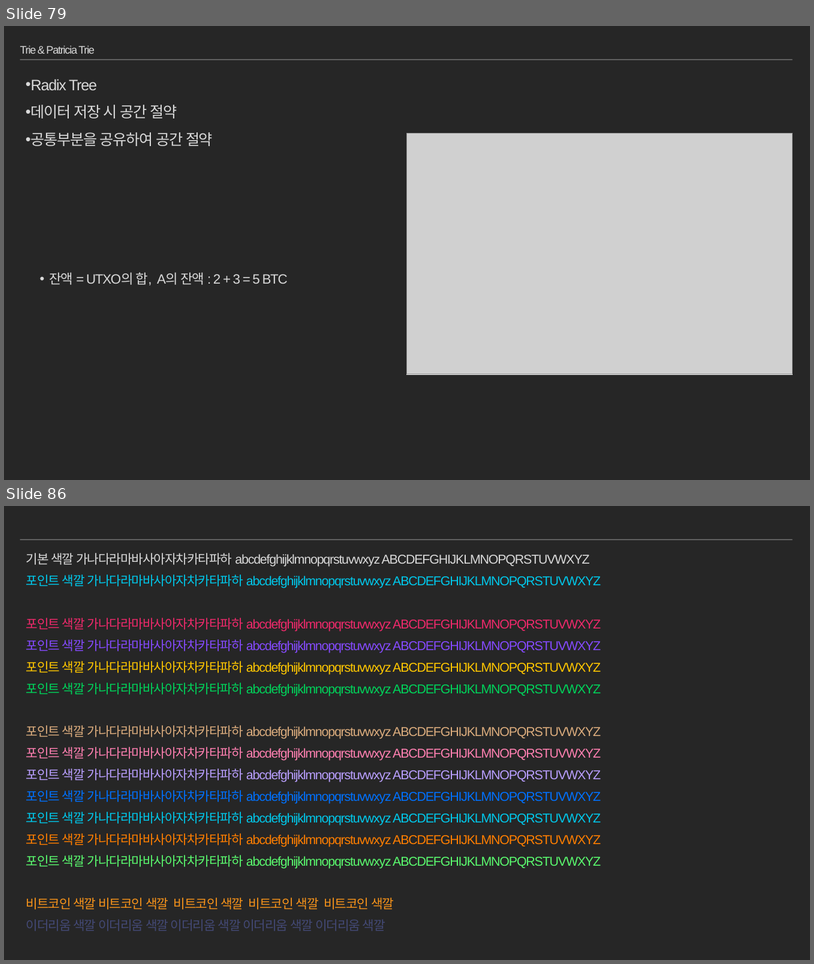
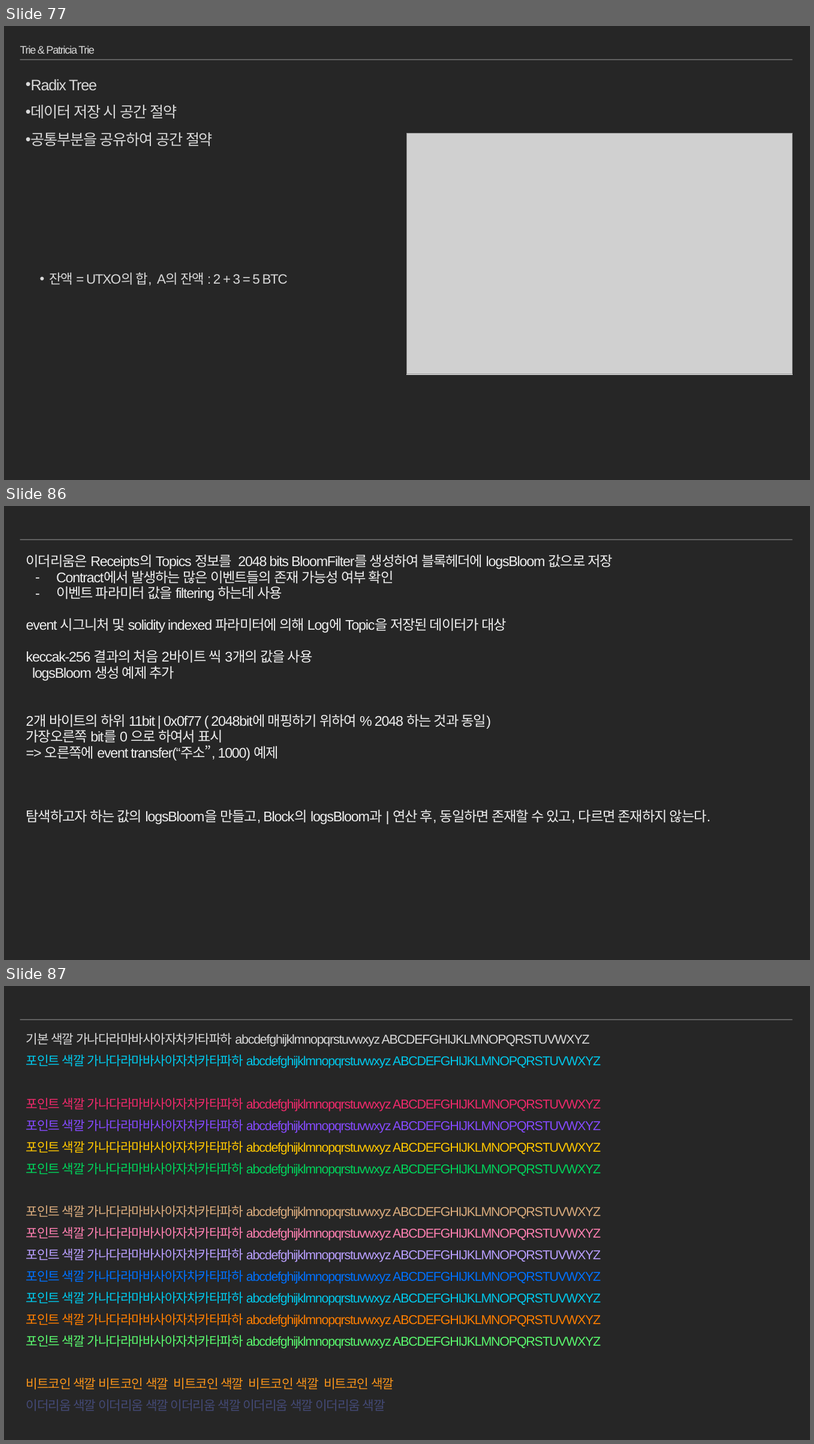
Before and after one commit to moss0801/blockchain-doc, a slide deck: General/Blockchain Part2.pptx. Shown one above the other, each under a label of ours: slides 79 and 86 before the commit, slides 77, 86 and 87 after it; the slides between them are not shown. The pictures are 814x964 and 814x1444 pixels, drawn with LibreOffice and Linux fonts; fonts in the diff are those of the drawing; grey boxes stand for pictures. Boxes give left, top, right and bottom in pixels: in the first picture for what was removed or moved away, otherwise in the second. Text is boxed around its words. In the diff, an @@ line names an element or a change of style, - is before the commit and + after.

```diff
--- a/General/Blockchain Part2.pptx
+++ b/General/Blockchain Part2.pptx
@@ slide 86 added at [4, 506, 810, 960], background #262626; not listed: 1 template element that a slide beside it also shows @@
@@ text added at [26, 554, 711, 824], 16.6 pt, text #EFEFEF @@
+이더리움은 Receipts의 Topics 정보를 2048 bits BloomFilter를 생성하여 블록헤더에 logsBloom 값으로 저장
+– Contract에서 발생하는 많은 이벤트들의 존재 가능성 여부 확인
+– 이벤트 파라미터 값을 filtering 하는데 사용
+event 시그니처 및 solidity indexed 파라미터에 의해 Log에 Topic을 저장된 데이터가 대상
+keccak-256 결과의 처음 2바이트 씩 3개의 값을 사용
+logsBloom 생성 예제 추가
+2개 바이트의 하위 11bit | 0x0f77 ( 2048bit에 매핑하기 위하여 % 2048 하는 것과 동일)
+가장오른쪽 bit를 0 으로 하여서 표시
+=> 오른쪽에 event transfer(“주소”, 1000) 예제
+탐색하고자 하는 값의 logsBloom을 만들고, Block의 logsBloom과 | 연산 후, 동일하면 존재할 수 있고, 다르면 존재하지 않는다.
@@ what was slide 79 is now slide 77 @@
@@ what was slide 86 is now slide 87 @@
```
Also in this commit, not shown: 6 slides changed, 7 other slides added, 7 slides removed, 1 other file.
